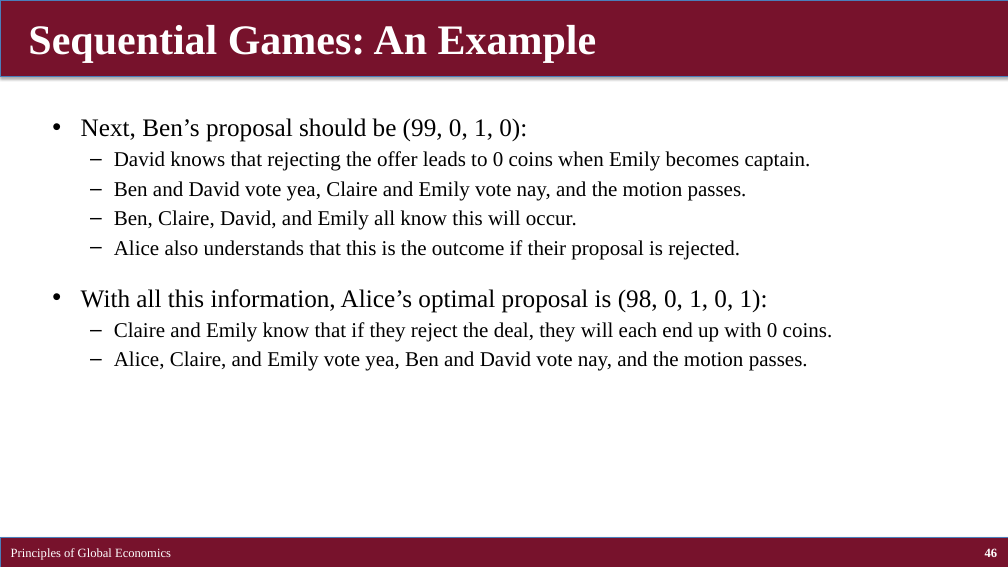
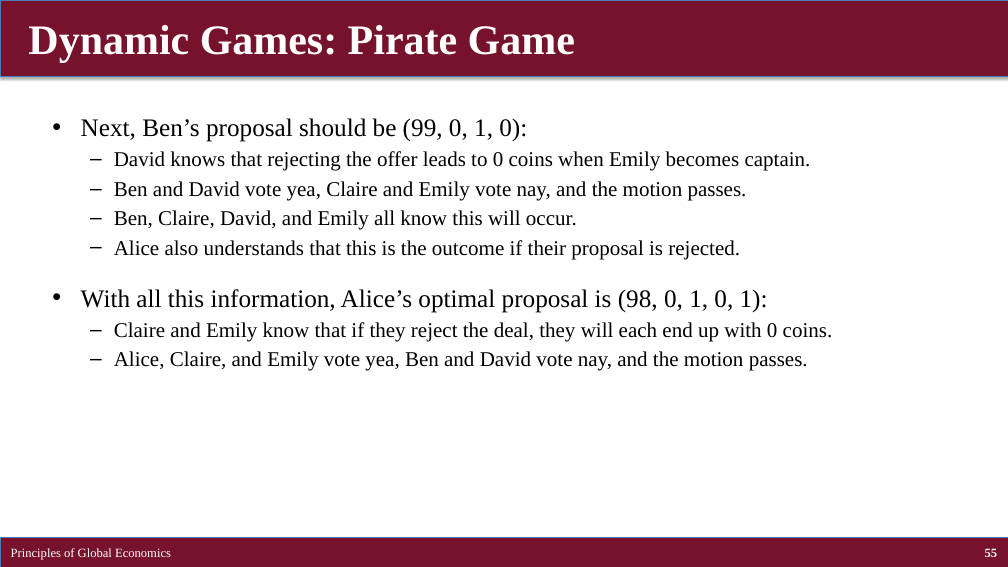
Before and after one commit to brianhwpark/brianhwpark.github.io, a slide deck: slide 55 of files/teaching-resources/concordiacollege-bus-201/bus-201-lecture-note/bus201-ch17-18.pptx (slide 46 before the commit). Drawn at 1008x567 pixels with LibreOffice and Linux fonts; fonts in the diff are those of the drawing. Boxes give left, top, right and bottom in pixels: in the first picture for what was removed or moved away, otherwise in the second. Text is boxed around its words. In the diff, an @@ line names an element or a change of style, - is before the commit and + after.

```diff
--- a/files/teaching-resources/concordiacollege-bus-201/bus-201-lecture-note/bus201-ch17-18.pptx
+++ b/files/teaching-resources/concordiacollege-bus-201/bus-201-lecture-note/bus201-ch17-18.pptx
@@ title at [28,25,575,63]: text changed @@
-Sequential Games: An Example
+Dynamic Games: Pirate Game
@@ page number at [985,548,998,557]: text changed @@
-46
+55
```
Also in this commit, not shown: 2 other slides changed, 9 slides added, 11 other files.
